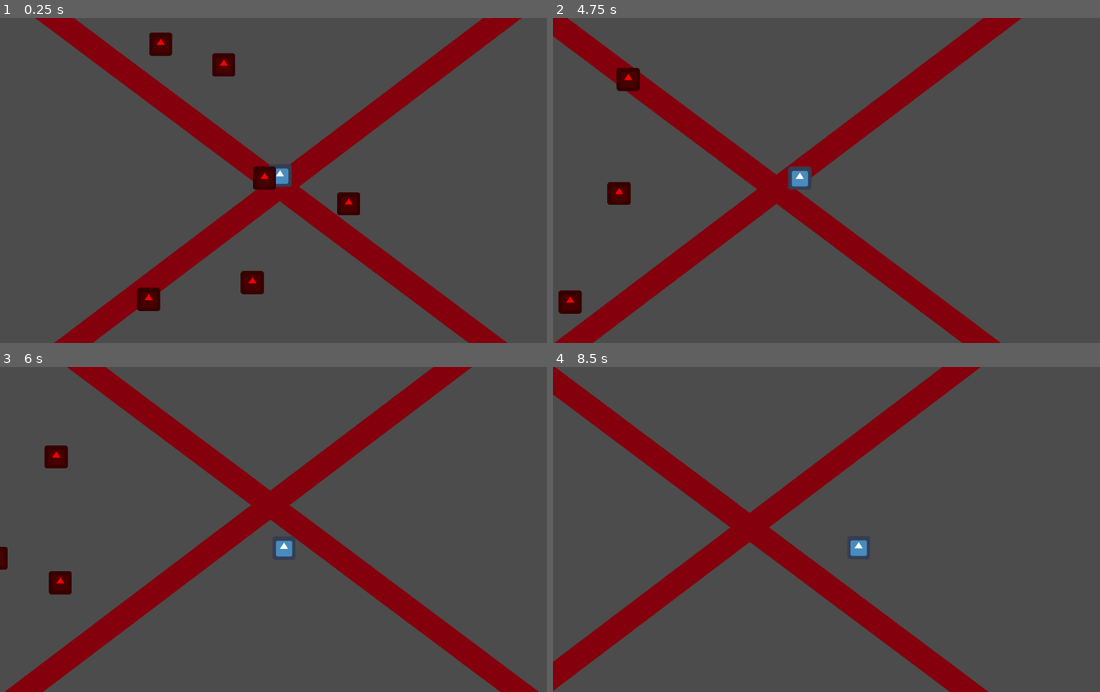
Above: before the commit, frames 1-4 (two rows, left to right).
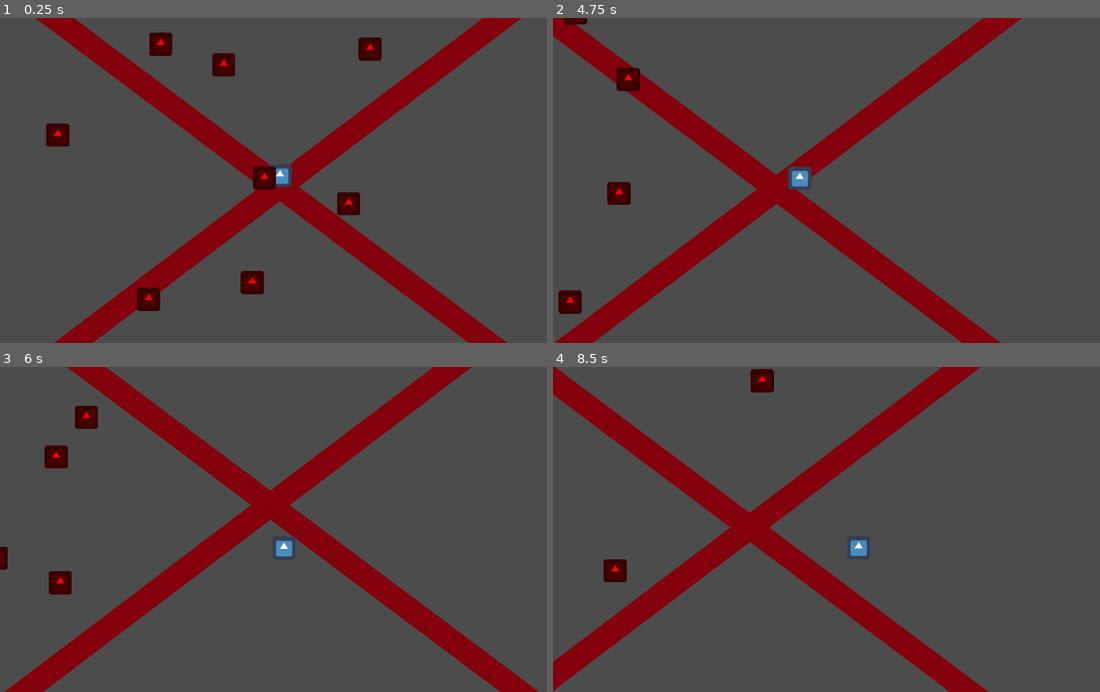
Above: after the commit, the same moments.

Repository: linkwin/NecroMansion
Game: Godot game, scene res://Maps/TestMap.tscn
Same seed, same stepped clock (60 frames per second), same inputs: the game is played once before the commit and once after it. The project has no main scene, so this scene is started directly. The engine's default icon, where the game draws it, is replaced by a stand-in: a white triangle on a blue panel in a dark square.
Inputs:
- Up to frame 1 (0.25 s): no input
- Up to frame 2 (4.75 s): hold D (move_right) 0.53-1.28 s; hold S (move_back) 1.28-2.03 s; hold D (move_right) 2.03-2.78 s; hold W (move_forward) 2.78-3.53 s; hold A (move_left) from 3.53 s (still down)
- Up to frame 3 (6 s): release A (move_left) at 5.03 s; hold S (move_back) 5.03-5.78 s; hold D (move_right) from 5.78 s (still down)
- Up to frame 4 (8.5 s): release D (move_right) at 6.53 s; hold W (move_forward) 6.53-7.28 s; hold D (move_right) 7.28-8.03 s; hold S (move_back) from 8.03 s (still down)

The runs differ from the first frame. In frame 1, 0.6% of the frame differs, in the area x 8-70%, y 5-40%; in frame 2, less than 0.1%; in frame 3, 0.3%; in frame 4, 0.6%.

Commit message:
Add collision bounds

Diff:
--- a/Maps/TestMap.tscn
+++ b/Maps/TestMap.tscn
@@ -1,7 +1,13 @@
-[gd_scene load_steps=3 format=2]
+[gd_scene load_steps=5 format=2]
 
 [ext_resource path="res://Core/Player/PlayerController.tscn" type="PackedScene" id=1]
 [ext_resource path="res://Core/AI/AIController.tscn" type="PackedScene" id=2]
+
+[sub_resource type="RectangleShape2D" id=1]
+extents = Vector2( 112.5, 753 )
+
+[sub_resource type="RectangleShape2D" id=2]
+extents = Vector2( 1016, 71.5 )
 
 [node name="MapRoot" type="Node2D"]
 
@@ -43,7 +49,7 @@
 position = Vector2( -318, 291 )
 
 [node name="BotRoot4" parent="." instance=ExtResource( 2 )]
-position = Vector2( -1629, -230 )
+position = Vector2( 238, -331 )
 
 [node name="BotRoot5" parent="." instance=ExtResource( 2 )]
 position = Vector2( 235, 27 )
@@ -55,6 +61,32 @@
 position = Vector2( -83, 318 )
 
 [node name="BotRoot8" parent="." instance=ExtResource( 2 )]
-position = Vector2( -1394, -203 )
+position = Vector2( -570, -105 )
+
+[node name="Wall" type="StaticBody2D" parent="."]
+position = Vector2( -1115, 8 )
+
+[node name="CollisionShape2D" type="CollisionShape2D" parent="Wall"]
+shape = SubResource( 1 )
+
+[node name="Wall2" type="StaticBody2D" parent="."]
+position = Vector2( 1115, 1 )
+
+[node name="CollisionShape2D" type="CollisionShape2D" parent="Wall2"]
+shape = SubResource( 1 )
+
+[node name="Wall3" type="StaticBody2D" parent="."]
+position = Vector2( 8, 8 )
+
+[node name="CollisionShape2D" type="CollisionShape2D" parent="Wall3"]
+position = Vector2( -9, 816 )
+shape = SubResource( 2 )
+
+[node name="Wall4" type="StaticBody2D" parent="."]
+position = Vector2( 8, 8 )
+
+[node name="CollisionShape2D" type="CollisionShape2D" parent="Wall4"]
+position = Vector2( 1, -836 )
+shape = SubResource( 2 )
 
 [editable path="PlayerRoot"]
